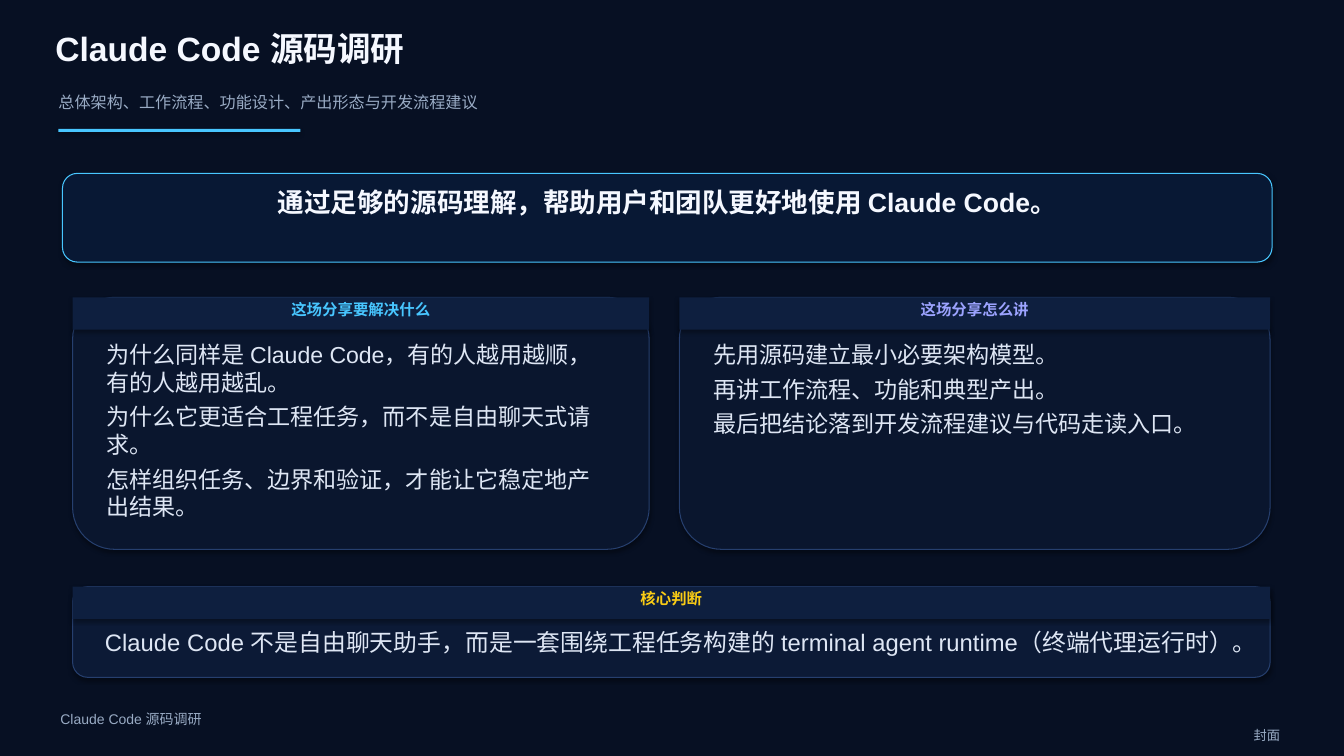
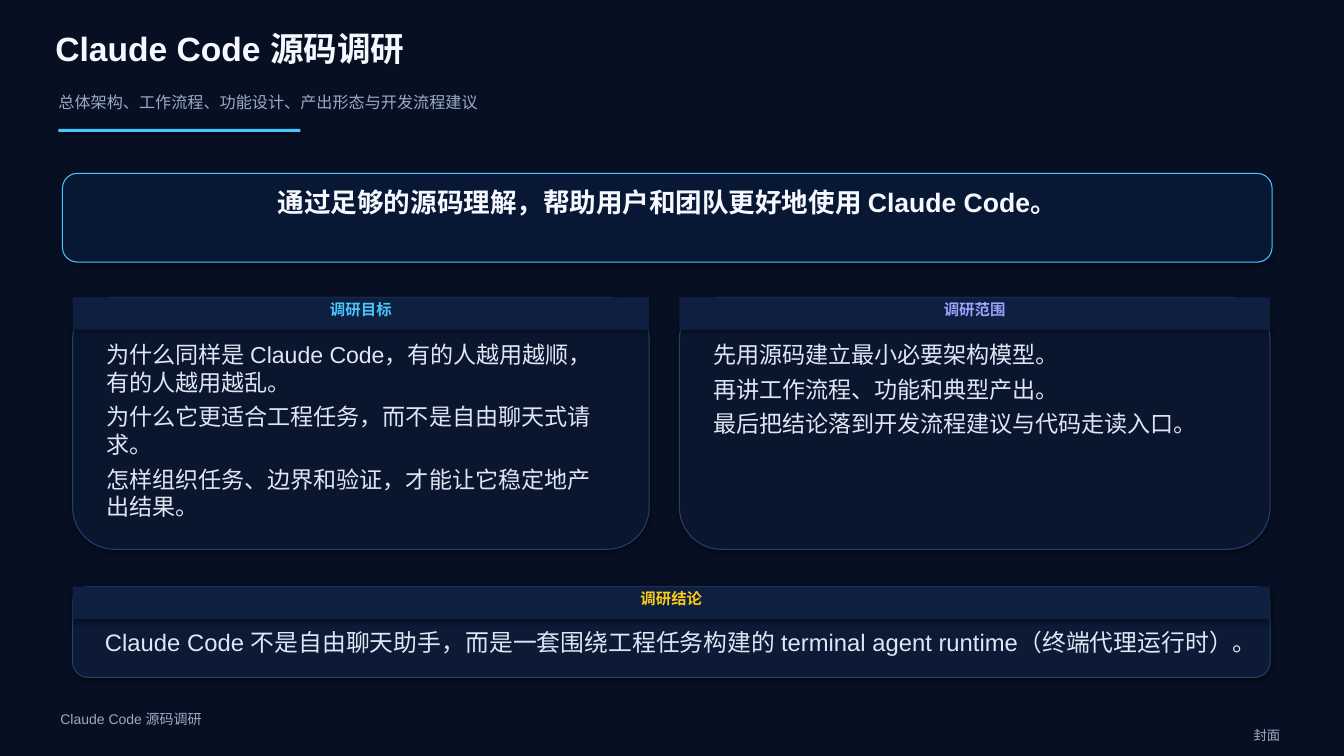
Before and after one commit to boboliu-1010/ccode, a slide deck: slide 1 of docs/zh/10-Claude Code 源码调研.pptx. Drawn at 1344x756 pixels with LibreOffice and Linux fonts; fonts in the diff are those of the drawing. Boxes give left, top, right and bottom in pixels: in the first picture for what was removed or moved away, otherwise in the second. Text is boxed around its words. In the diff, an @@ line names an element or a change of style, - is before the commit and + after.

Commit message:
Remove presentation meta wording

```diff
--- a/docs/zh/10-Claude Code 源码调研.pptx
+++ b/docs/zh/10-Claude Code 源码调研.pptx
@@ text in rectangle at bbox=[330, 302, 392, 317]: text changed @@
-这场分享要解决什么
+调研目标
@@ text in rectangle at bbox=[944, 302, 1006, 316]: text changed @@
-这场分享怎么讲
+调研范围
@@ text in rectangle at bbox=[640, 591, 702, 606]: text changed @@
-核心判断
+调研结论
```
Also in this commit, not shown: 54 other slides changed, 2 other files.
